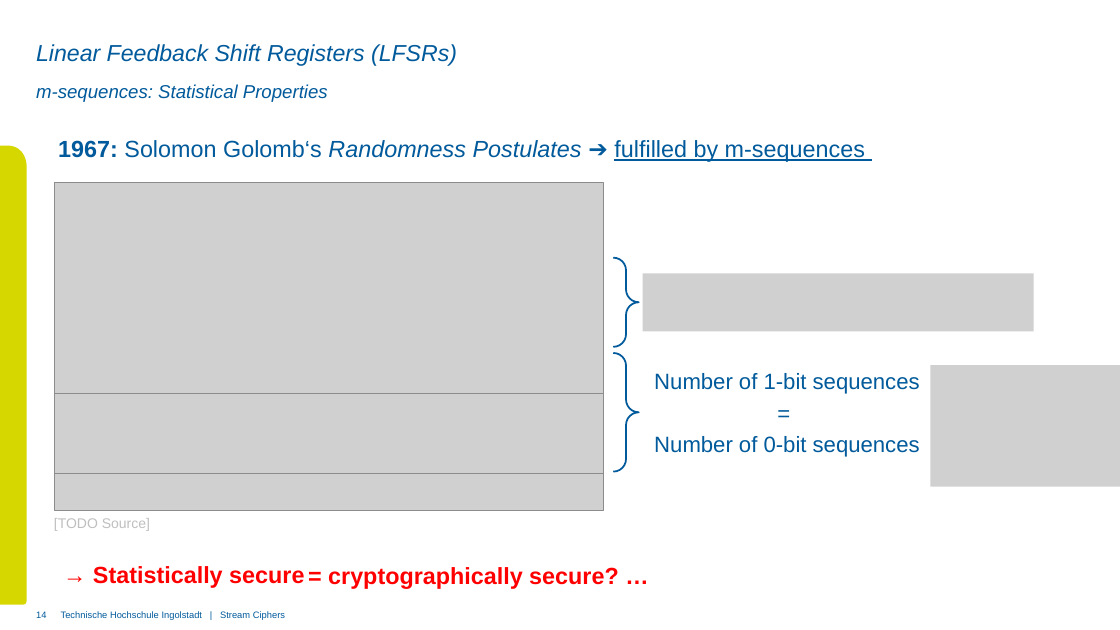
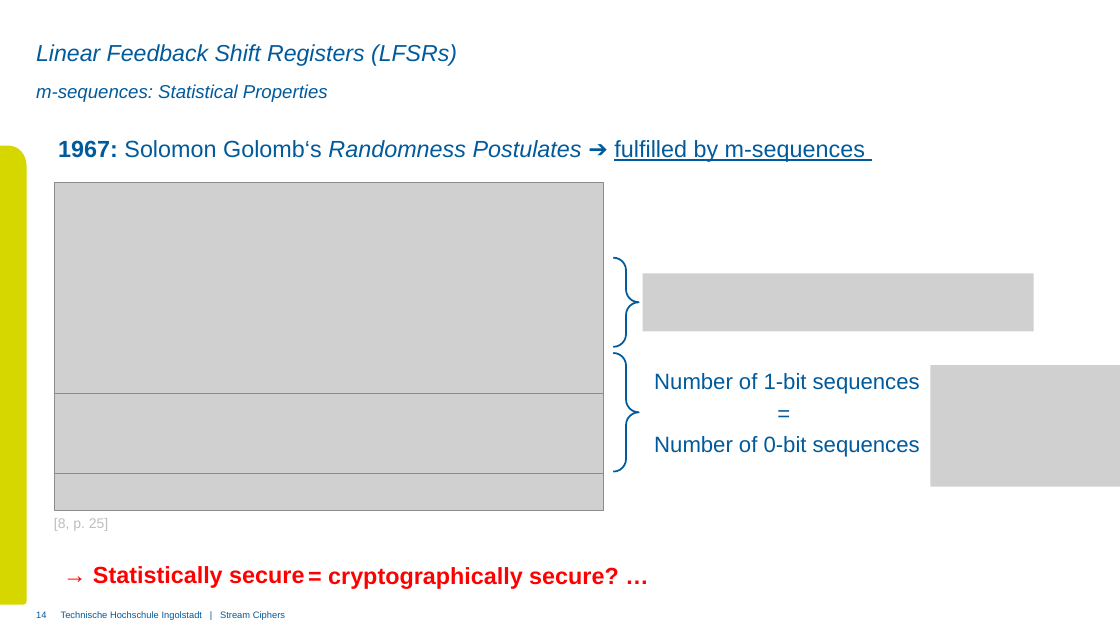
Before and after one commit to xThale/crypto-stream-ciphers, a slide deck: slide 14 of Präsentation/Merged Presentation.pptx. Drawn at 1120x630 pixels with LibreOffice and Linux fonts; fonts in the diff are those of the drawing; grey boxes stand for pictures; background and template pictures are left out. Boxes give left, top, right and bottom in pixels: in the first picture for what was removed or moved away, otherwise in the second. Text is boxed around its words. In the diff, an @@ line names an element or a change of style, - is before the commit and + after.

Commit message:
Added Sources to Presentation

```diff
--- a/Präsentation/Merged Presentation.pptx
+++ b/Präsentation/Merged Presentation.pptx
@@ text at (54,518,108,531): text changed @@
-[TODO Source]
+[8, p. 25]
```
Also in this commit, not shown: 7 other slides changed, 3 slides added, 1 other file.
